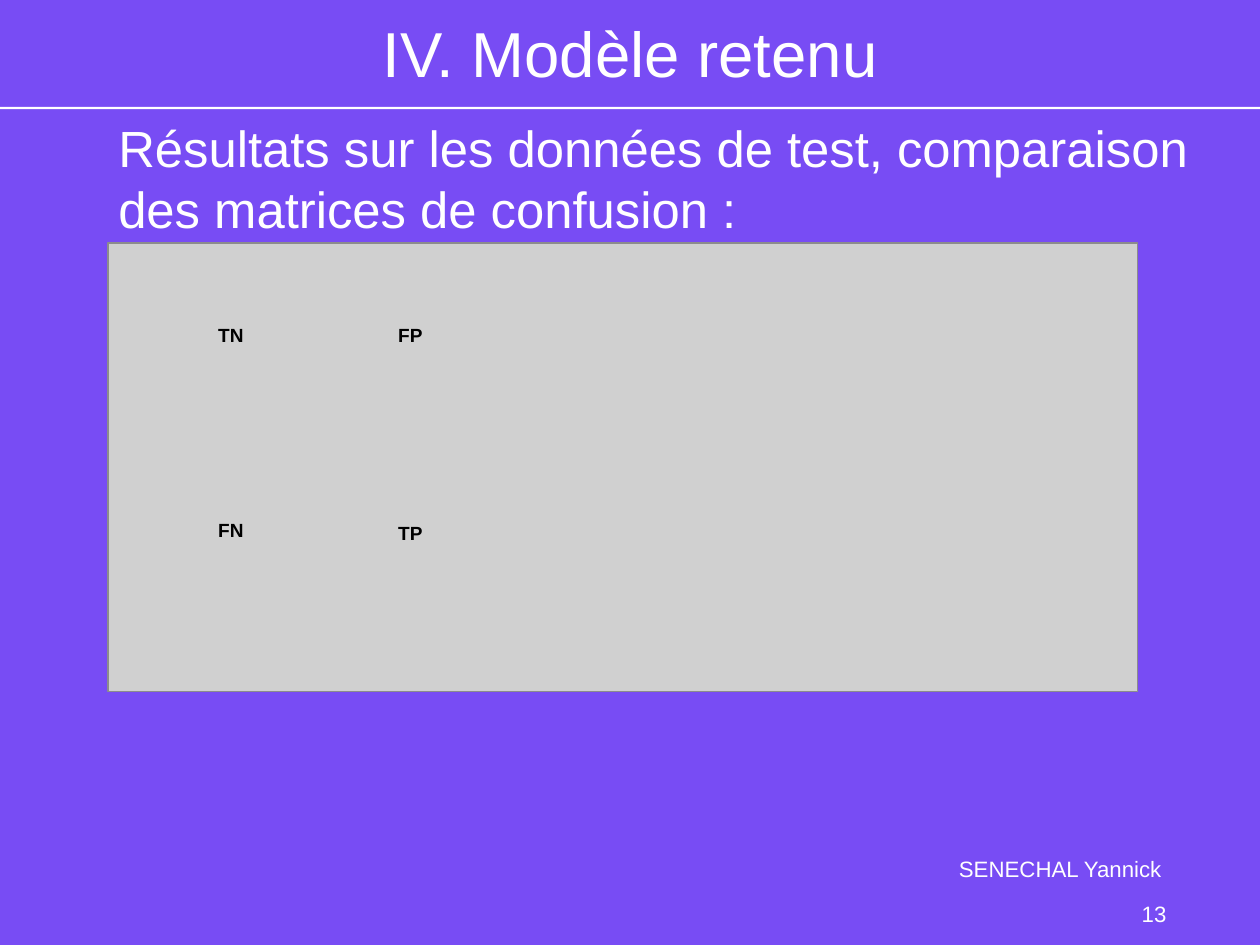
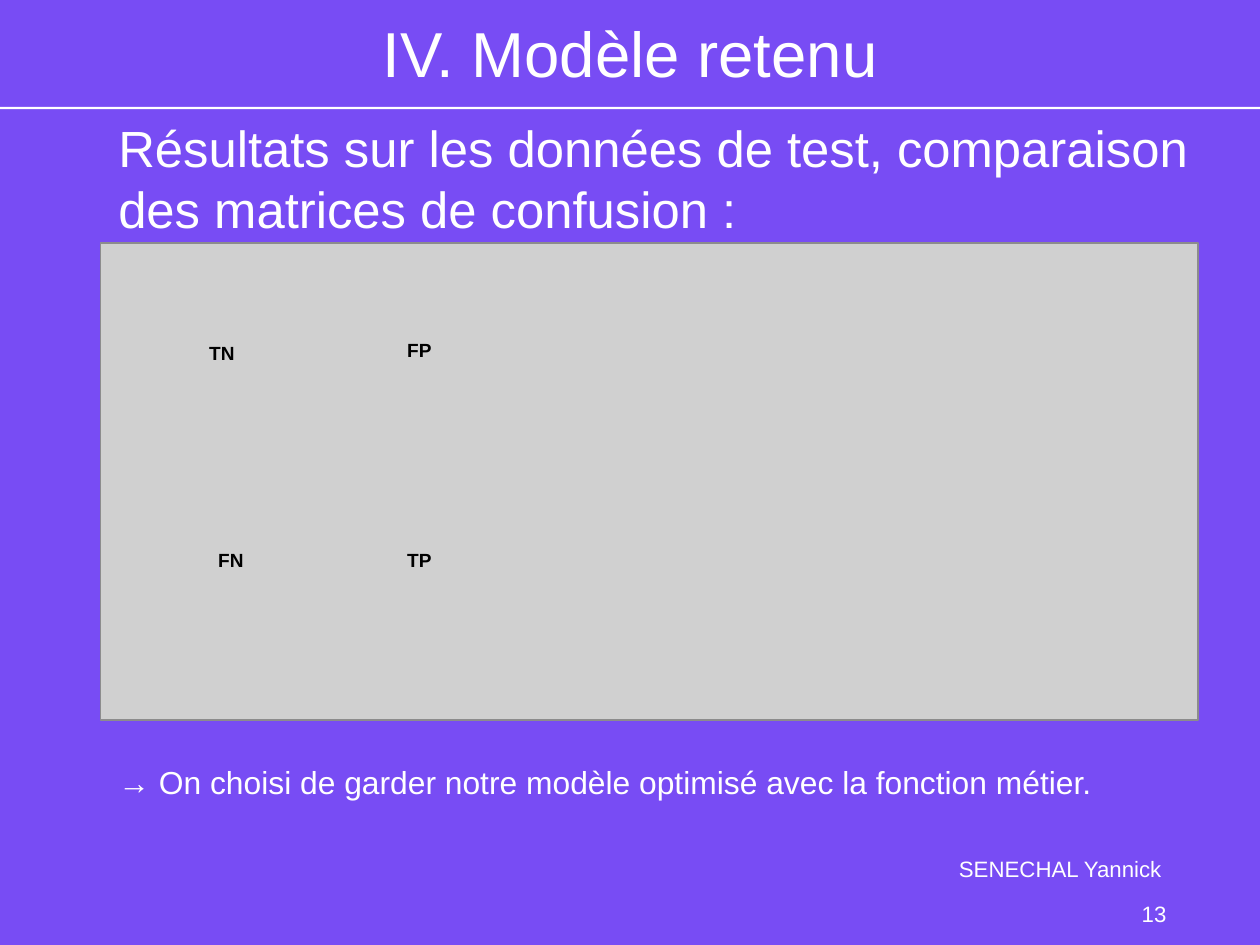
Before and after one commit to YannickSenechal29/OC_DS_Projet_7_SENECHAL_Yannick, a slide deck: slide 13 of P7_03_Support.odp. Drawn at 1260x945 pixels with LibreOffice and Linux fonts; fonts in the diff are those of the drawing; grey boxes stand for pictures; background and template pictures are left out. Boxes give left, top, right and bottom in pixels: in the first picture for what was removed or moved away, otherwise in the second. Text is boxed around its words. In the diff, an @@ line names an element or a change of style, - is before the commit and + after.

```diff
--- a/P7_03_Support.odp
+++ b/P7_03_Support.odp
@@ picture: place and size @@
-picture at bbox=[107, 244, 1138, 693]
+picture at bbox=[101, 244, 1199, 720]
@@ text "TN": place and size @@
-text "TN" at bbox=[218, 329, 243, 342]
+text "TN" at bbox=[209, 347, 234, 360]
@@ text "FP": place and size @@
-text "FP" at bbox=[398, 329, 422, 342]
+text "FP" at bbox=[407, 344, 431, 357]
@@ text "FN": place and size @@
-text "FN" at bbox=[218, 524, 243, 537]
+text "FN" at bbox=[218, 554, 243, 567]
@@ text "TP": place and size @@
-text "TP" at bbox=[398, 527, 422, 540]
+text "TP" at bbox=[407, 554, 431, 567]
@@ text at bbox=[159, 770, 1091, 799]: paragraph added @@
+→ On choisi de garder notre modèle optimisé avec la fonction métier.
```
Also in this commit, not shown: 10 other slides changed, 7 other files.
